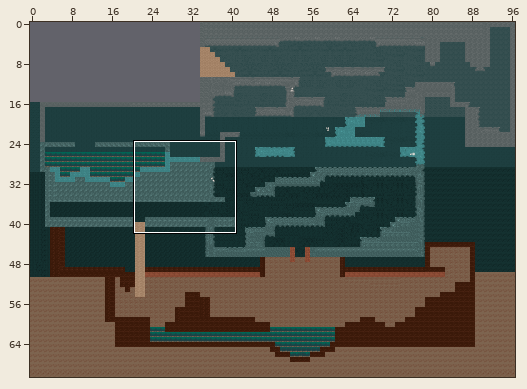
Tiled map, stored at Content/tilemaps/cave/collisionTestMap.tmx. Above: a wide view before the commit, with the close-up outlined.
Close-up. Before the commit:
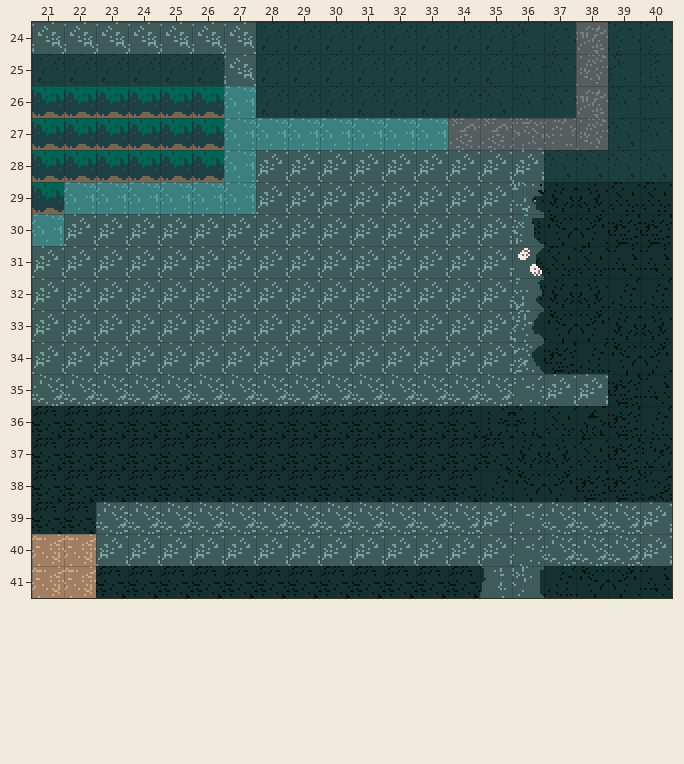
Cells are 16x16 px. Shown: x 21..40, y 24..41. The commit also changed other parts of the map, which this record leaves out.
New version:
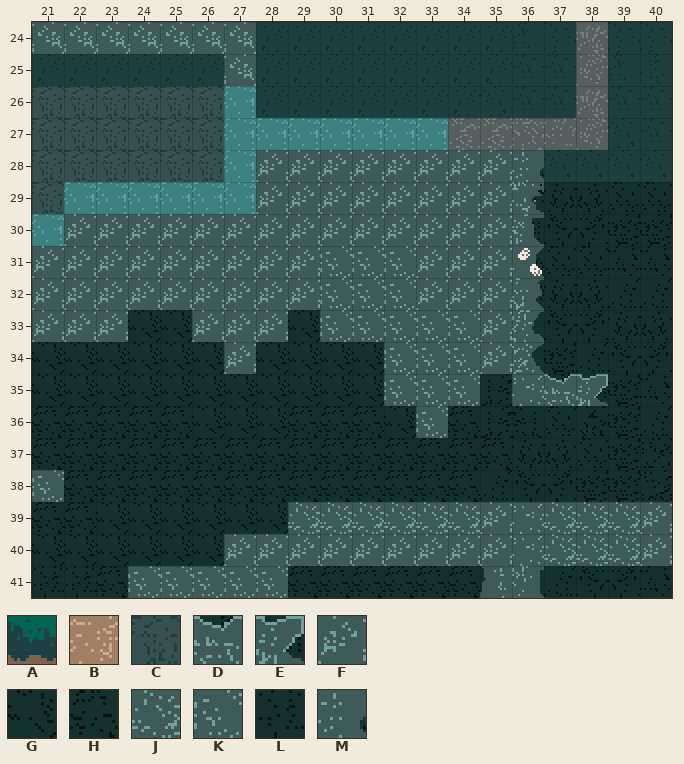
Key: from "PrototypeTileset": A 54, B 184, C 1070, D 1478, E 1482, F 1544, G 1549, H 1553, J 1575, K 1576, L 1582, M 1610.
_ is an empty cell, # one hidden under a higher layer.
Change:
{"where": "layer \"Background\""}
{"y":26,"x":21,"old":"AAAAAA","new":"CCCCCC"}
{"y":27,"x":21,"old":"AAAAAA","new":"CCCCCC"}
{"y":28,"x":21,"old":"AAAAAA","new":"CCCCCC"}
{"y":29,"x":21,"old":"A","new":"C"}
{"y":33,"x":24,"old":"__","new":"GG"}
{"y":33,"x":29,"old":"_","new":"G"}
{"y":34,"x":21,"old":"______","new":"GGGGGG"}
{"y":34,"x":28,"old":"____","new":"GGGG"}
{"y":35,"x":21,"old":"___________","new":"GGGGGGGGGGG"}
{"y":36,"x":26,"old":"HHH","new":"GGG"}
{"y":36,"x":32,"old":"HH","new":"G#"}
{"y":39,"x":23,"old":"______","new":"GGGGGG"}
{"y":40,"x":21,"old":"BB____","new":"GGGGGG"}
{"y":41,"x":21,"old":"BB","new":"LL"}
{"where": "layer \"Walls\""}
{"y":28,"x":36,"old":"F","new":"M"}
{"y":31,"x":30,"old":"FFF","new":"KKK"}
{"y":32,"x":30,"old":"FFF","new":"KKK"}
{"y":33,"x":24,"old":"FF","new":"__"}
{"y":33,"x":29,"old":"FFFFFF","new":"_KKKKK"}
{"y":34,"x":21,"old":"FFFFFF","new":"______"}
{"y":34,"x":28,"old":"FFFFFFF","new":"____KKK"}
{"y":35,"x":21,"old":"JJJJJJJJJJJJJJJ","new":"___________KKK_"}
{"y":35,"x":37,"old":"FF","new":"DE"}
{"y":36,"x":33,"old":"_","new":"K"}
{"y":38,"x":21,"old":"_","new":"K"}
{"y":39,"x":23,"old":"JJJJJJ","new":"______"}
{"y":40,"x":23,"old":"FFFF","new":"____"}
{"y":41,"x":24,"old":"_____","new":"KKKKK"}
